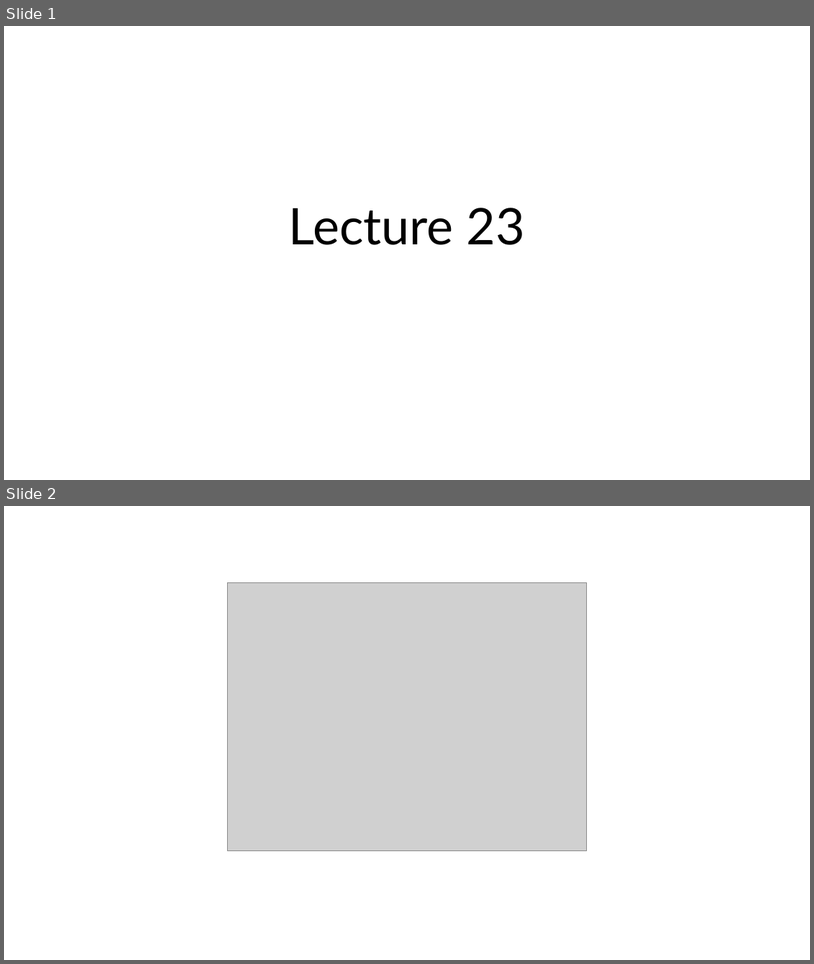
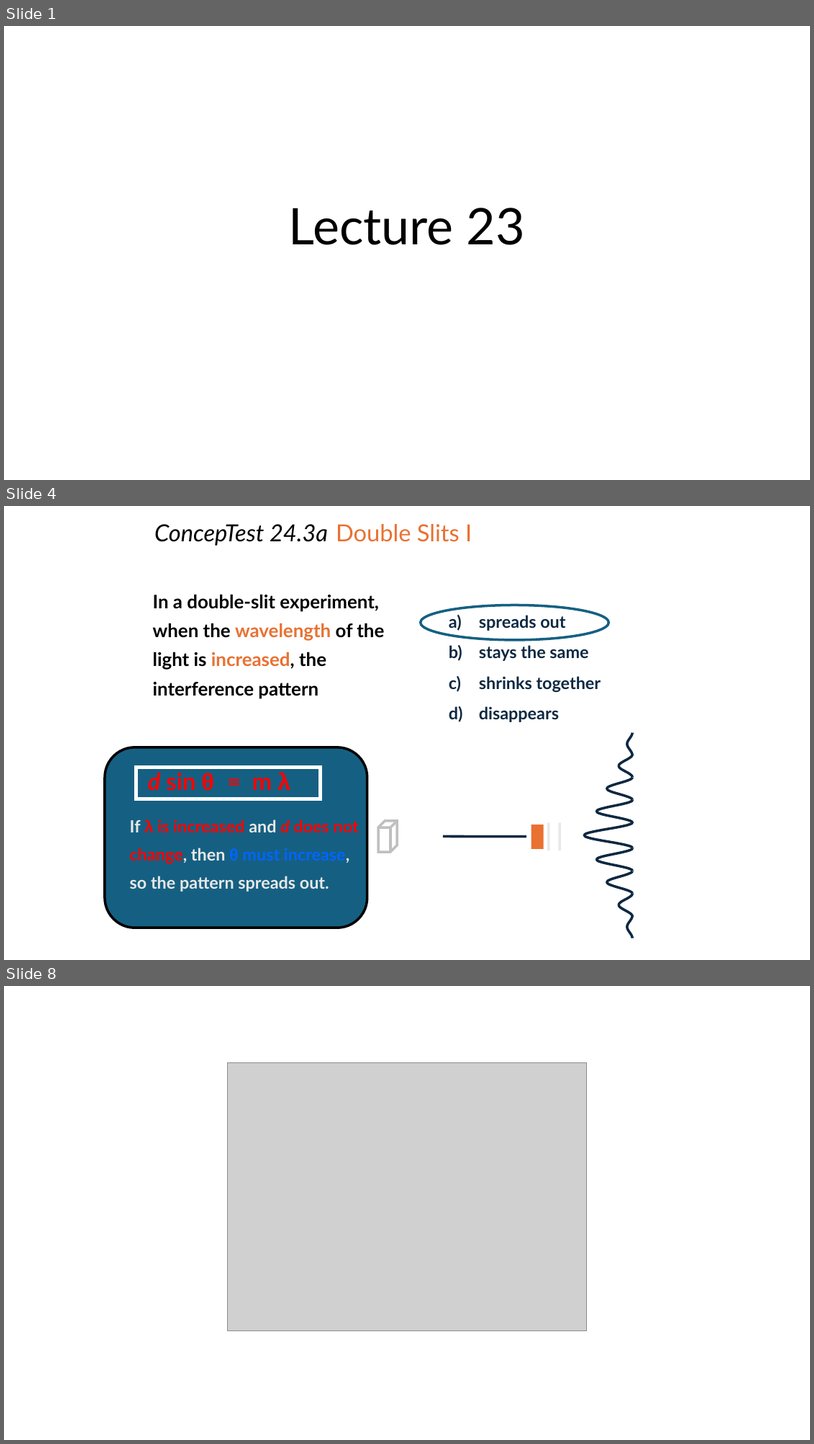
Before and after one commit to rtlines/Introductory-Physics-II, a slide deck: Lecture_Slides/PH 123 Lecture 23.pptx. Shown one above the other, each under a label of ours: slides 1 and 2 before the commit, slides 1, 4 and 8 after it; the slides between them are not shown. The pictures are 814x964 and 814x1444 pixels, drawn with LibreOffice and Linux fonts; fonts in the diff are those of the drawing; grey boxes stand for pictures. Boxes give left, top, right and bottom in pixels: in the first picture for what was removed or moved away, otherwise in the second. Text is boxed around its words. In the diff, an @@ line names an element or a change of style, - is before the commit and + after.

```diff
--- a/Lecture_Slides/PH 123 Lecture 23.pptx
+++ b/Lecture_Slides/PH 123 Lecture 23.pptx
@@ slide 4 added at (4, 506, 810, 960), background #FFFFFF @@
@@ title added at (154, 524, 472, 546), 28 pt, text #000000, italic @@
+ConcepTest 24.3a Double Slits I
@@ text added at (153, 594, 384, 699), 22.2 pt, text #000000, bold @@
+In a double-slit experiment, when the wavelength of the light is increased, the interference pattern
@@ ellipse added at (421, 605, 609, 641), outline #156082 3 pt @@
@@ text added at (479, 615, 602, 722), 20 pt, text #0E2841, bold @@
+a) spreads out
+b) stays the same
+c) shrinks together
+d) disappears
@@ rounded rectangle added at (105, 747, 368, 928), fill #156082, outline #000000 3 pt @@
@@ rectangle added at (136, 767, 320, 799), outline #FFFFFF 4.5 pt, 28 pt, text #FF0000, bold @@
+d sin θ = m λ
@@ text added at (130, 819, 359, 891), 20 pt, text #E8E8E8, bold @@
+If λ is increased and d does not change, then θ must increase, so the pattern spreads out.
@@ group added at (378, 733, 633, 938): 9 freeform shapes, 3 lines, 1 cube, 1 rectangle @@
@@ what was slide 2 is now slide 8 @@
```
Also in this commit, not shown: 6 other slides added, 48 other files.
